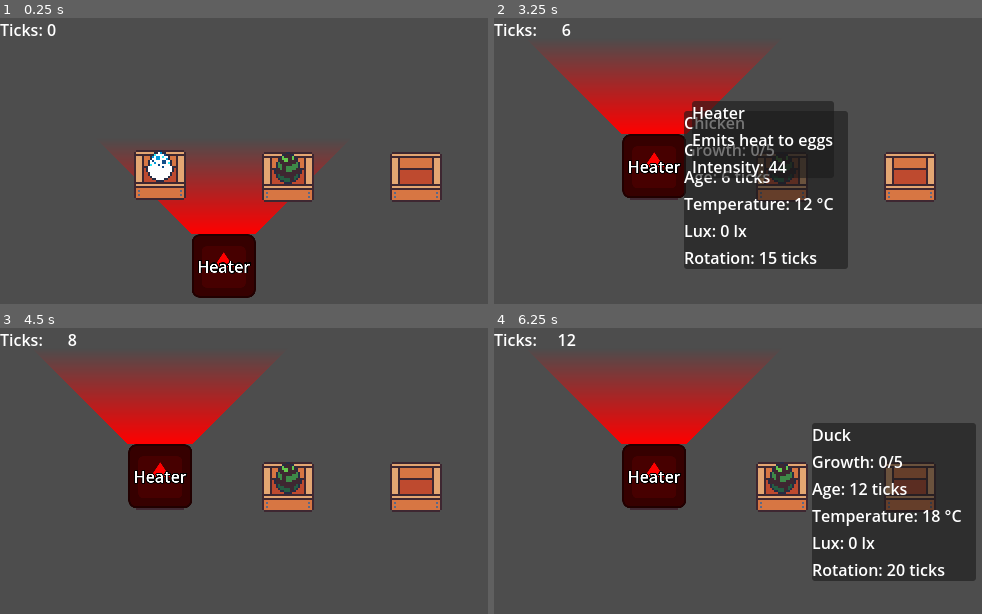
Above: before the commit, frames 1-4 (two rows, left to right).
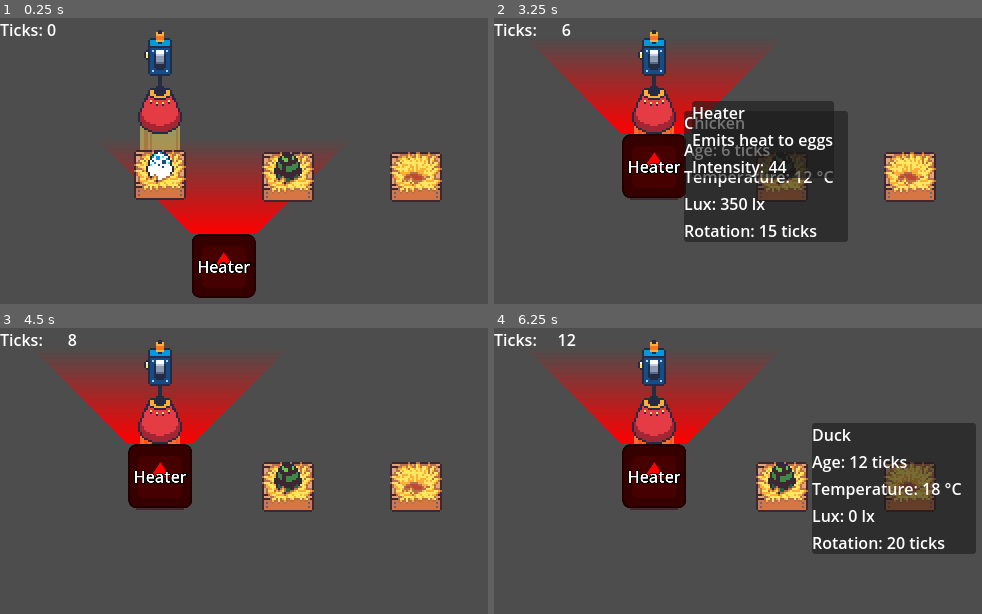
Above: after the commit, the same moments.

Repository: Chris-GW/eggs_incubation_station
Game: Godot game, scene res://main.tscn
Same seed, same stepped clock (60 frames per second), same inputs: the game is played once before the commit and once after it. The engine's default icon, where the game draws it, is replaced by a stand-in: a white triangle on a blue panel in a dark square.
Inputs (mouse positions are in pixels of both pictures, inside the frame that each line leads up to):
- Up to frame 1 (0.25 s): no input
- Up to frame 2 (3.25 s): tap Enter at 0.5, 2 s; drag from (655, 175) to (908, 178) at 0.52 s; tap Space at 1.25 s; drag from (781, 178) to (718, 266) at 1.27 s; move the mouse to (908, 178) at 2.02 s; click (908, 178) at 2.17 s; drag from (718, 266) to (655, 166) at 2.77 s
- Up to frame 3 (4.5 s): tap Space at 3.5 s; move the mouse to (outside the picture) at 3.52 s; click (outside the picture) at 3.67 s; drag from (126, 453) to (414, 488) at 4.27 s
- Up to frame 4 (6.25 s): tap Enter at 5 s; move the mouse to (845, 508) at 5.02 s; click (845, 508) at 5.17 s; tap Space at 5.75 s; drag from (718, 416) to (781, 476) at 5.77 s

The runs differ from the first frame. In frame 1, 5.1% of the frame differs, in the area x 27-91%, y 4-62%; in frame 2, 8.7%; in frame 3, 3.9%; in frame 4, 8.9%, in the area x 28-99%, y 4-89%.

Commit message:
add hanging_lamp for light with switch

Diff:
--- a/main.tscn
+++ b/main.tscn
@@ -1,10 +1,11 @@
-[gd_scene load_steps=6 format=3 uid="uid://dfyxn8l8uy0hm"]
+[gd_scene load_steps=7 format=3 uid="uid://dfyxn8l8uy0hm"]
 
 [ext_resource type="Script" uid="uid://jvepttfn2388" path="res://scripts/main.gd" id="1_ig7tw"]
 [ext_resource type="PackedScene" uid="uid://dj04gpqp0lx15" path="res://scenes/incubation_station.tscn" id="2_0xm2m"]
 [ext_resource type="Resource" uid="uid://igwpka7ehvvf" path="res://scripts/egg_creatures/creature_chicken.tres" id="3_1bvp3"]
 [ext_resource type="PackedScene" uid="uid://bb2c5mlyg7sy4" path="res://scenes/devices/heater.tscn" id="3_h2yge"]
 [ext_resource type="Resource" uid="uid://5hgtftfyu4uv" path="res://scripts/egg_creatures/creature_duck.tres" id="4_lquwl"]
+[ext_resource type="PackedScene" uid="uid://m7nn74deuc3m" path="res://scenes/devices/hanging_lamp.tscn" id="6_7mycd"]
 
 [node name="Main" type="Node2D"]
 script = ExtResource("1_ig7tw")
@@ -26,6 +27,9 @@
 position = Vector2(224, 248)
 intensity = 44.0
 
+[node name="HangingLamp" parent="Map" instance=ExtResource("6_7mycd")]
+position = Vector2(160, 64)
+
 [node name="GameTickTimer" type="Timer" parent="."]
 wait_time = 0.5
 autostart = true
--- /dev/null
+++ b/scenes/devices/hanging_lamp.tscn
@@ -0,0 +1,85 @@
+[gd_scene load_steps=8 format=3 uid="uid://m7nn74deuc3m"]
+
+[ext_resource type="Texture2D" uid="uid://0bfoddy6eyib" path="res://assets/eggs/Incubator Color.png" id="1_aqynv"]
+[ext_resource type="Script" uid="uid://dub3xbounti3x" path="res://scripts/devices/hanging_lamp.gd" id="1_nvrtj"]
+
+[sub_resource type="AtlasTexture" id="AtlasTexture_hwheu"]
+atlas = ExtResource("1_aqynv")
+region = Rect2(78, 0, 26, 26)
+
+[sub_resource type="AtlasTexture" id="AtlasTexture_grgei"]
+atlas = ExtResource("1_aqynv")
+region = Rect2(130, 0, 78, 26)
+
+[sub_resource type="RectangleShape2D" id="RectangleShape2D_aqynv"]
+size = Vector2(36, 102)
+
+[sub_resource type="AtlasTexture" id="AtlasTexture_nvrtj"]
+atlas = ExtResource("1_aqynv")
+region = Rect2(104, 0, 26, 26)
+
+[sub_resource type="RectangleShape2D" id="RectangleShape2D_nvrtj"]
+size = Vector2(48, 66)
+
+[node name="HangingLamp" type="Area2D" groups=["devices"]]
+script = ExtResource("1_nvrtj")
+intensity = 1400.0
+
+[node name="LampSprite2D" type="Sprite2D" parent="."]
+position = Vector2(0, 26)
+scale = Vector2(2, 2)
+texture = SubResource("AtlasTexture_hwheu")
+
+[node name="SwitchButtonSprite2D" type="Sprite2D" parent="."]
+position = Vector2(0, -26)
+scale = Vector2(2, 2)
+texture = SubResource("AtlasTexture_grgei")
+hframes = 3
+
+[node name="CollisionShape2D" type="CollisionShape2D" parent="."]
+position = Vector2(0, 1)
+shape = SubResource("RectangleShape2D_aqynv")
+
+[node name="EggEffectArea2D" type="Area2D" parent="."]
+z_index = -2
+position = Vector2(0, 26)
+monitorable = false
+
+[node name="LampBeamSprite2D" type="Sprite2D" parent="EggEffectArea2D"]
+position = Vector2(0, 44)
+scale = Vector2(2, 2)
+texture = SubResource("AtlasTexture_nvrtj")
+
+[node name="CollisionShape2D" type="CollisionShape2D" parent="EggEffectArea2D"]
+position = Vector2(0, 39)
+shape = SubResource("RectangleShape2D_nvrtj")
+debug_color = Color(0.639216, 0.52549, 0, 0.235294)
+
+[node name="HoverPanelContainer" type="PanelContainer" parent="."]
+z_index = 5
+offset_left = 38.0
+offset_top = -49.0
+offset_right = 185.0
+offset_bottom = 28.0
+metadata/_edit_group_ = true
+
+[node name="BoxContainer" type="BoxContainer" parent="HoverPanelContainer"]
+layout_mode = 2
+vertical = true
+
+[node name="NameLabel" type="Label" parent="HoverPanelContainer/BoxContainer"]
+layout_mode = 2
+text = "Lamp"
+
+[node name="DescriptionLabel" type="Label" parent="HoverPanelContainer/BoxContainer"]
+layout_mode = 2
+text = "Emits light for eggs"
+
+[node name="IntensityLabel" type="Label" parent="HoverPanelContainer/BoxContainer"]
+unique_name_in_owner = true
+layout_mode = 2
+text = "Intensity: 65"
+
+[connection signal="input_event" from="." to="." method="_on_input_event"]
+[connection signal="mouse_entered" from="." to="." method="_on_mouse_entered"]
+[connection signal="mouse_exited" from="." to="." method="_on_mouse_exited"]
--- a/scenes/egg.tscn
+++ b/scenes/egg.tscn
@@ -10,6 +10,14 @@
 
 [sub_resource type="CircleShape2D" id="CircleShape2D_34461"]
 radius = 16.0312
+
+[sub_resource type="Animation" id="Animation_34461"]
+resource_name = "crack_egg"
+
+[sub_resource type="AnimationLibrary" id="AnimationLibrary_ifgqj"]
+_data = {
+&"crack_egg": SubResource("Animation_34461")
+}
 
 [node name="Egg" type="Area2D" groups=["eggs"]]
 monitoring = false
@@ -23,3 +31,8 @@
 [node name="CollisionShape2D" type="CollisionShape2D" parent="."]
 shape = SubResource("CircleShape2D_34461")
 debug_color = Color(0.792, 0.168, 0.95, 0.4)
+
+[node name="AnimationPlayer" type="AnimationPlayer" parent="."]
+libraries = {
+&"": SubResource("AnimationLibrary_ifgqj")
+}
--- a/scenes/incubation_station.tscn
+++ b/scenes/incubation_station.tscn
@@ -8,24 +8,44 @@
 atlas = ExtResource("1_fqn86")
 region = Rect2(0, 0, 26, 26)
 
+[sub_resource type="AtlasTexture" id="AtlasTexture_ck6wp"]
+atlas = ExtResource("1_fqn86")
+region = Rect2(26, 0, 26, 26)
+
+[sub_resource type="AtlasTexture" id="AtlasTexture_yplrf"]
+atlas = ExtResource("1_fqn86")
+region = Rect2(52, 0, 26, 26)
+
 [sub_resource type="RectangleShape2D" id="RectangleShape2D_ck6wp"]
 size = Vector2(52, 50)
 
 [node name="IncubationStation" type="Area2D" groups=["devices"]]
 script = ExtResource("1_ck6wp")
 
-[node name="Sprite2D" type="Sprite2D" parent="."]
+[node name="BoxSprite" type="Sprite2D" parent="."]
 scale = Vector2(2, 2)
 texture = SubResource("AtlasTexture_y04yn")
 
+[node name="NestSprite" type="Sprite2D" parent="."]
+scale = Vector2(2, 2)
+texture = SubResource("AtlasTexture_ck6wp")
+
+[node name="EggPositionMarker" type="Marker2D" parent="."]
+position = Vector2(0, -10)
+
+[node name="Egg" parent="EggPositionMarker" instance=ExtResource("2_y04yn")]
+
+[node name="EggCoverSprite" type="Sprite2D" parent="."]
+scale = Vector2(2, 2)
+texture = SubResource("AtlasTexture_yplrf")
+
 [node name="CollisionShape2D" type="CollisionShape2D" parent="."]
+visible = false
 position = Vector2(0, -1)
 shape = SubResource("RectangleShape2D_ck6wp")
 
-[node name="Egg" parent="." instance=ExtResource("2_y04yn")]
-position = Vector2(0, -10)
-
 [node name="HoverPanelContainer" type="PanelContainer" parent="."]
+visible = false
 z_index = 5
 offset_left = 30.0
 offset_top = -65.0
@@ -41,11 +61,6 @@
 unique_name_in_owner = true
 layout_mode = 2
 text = "Duck"
-
-[node name="GrowthLabel" type="Label" parent="HoverPanelContainer/BoxContainer"]
-unique_name_in_owner = true
-layout_mode = 2
-text = "Growth: 1/5"
 
 [node name="AgeLabel" type="Label" parent="HoverPanelContainer/BoxContainer"]
 unique_name_in_owner = true
@@ -67,5 +82,6 @@
 layout_mode = 2
 text = "Rotation: 12.0 sec"
 
+[connection signal="input_event" from="." to="." method="_on_input_event"]
 [connection signal="mouse_entered" from="." to="." method="_on_mouse_entered"]
 [connection signal="mouse_exited" from="." to="." method="_on_mouse_exited"]
--- /dev/null
+++ b/scripts/devices/hanging_lamp.gd
@@ -0,0 +1,97 @@
+extends Area2D
+
+@export var intensity: float
+@export var enabled := true : set = set_enabled
+
+@onready var switch_button_sprite_2d: Sprite2D = $SwitchButtonSprite2D
+@onready var egg_effect_area_2d: Area2D = $EggEffectArea2D
+@onready var hover_panel_container: PanelContainer = $HoverPanelContainer
+
+var effected_eggs: Array[Egg] = []
+var is_dragging := false
+
+
+func _ready() -> void:
+	hover_panel_container.visible = false
+	%IntensityLabel.text = "Intensity: %d" % intensity
+
+
+func _process(delta: float) -> void:
+	if is_dragging:
+		var global_mouse_position := get_global_mouse_position() \
+				.snapped(Vector2(5.0, 5.0))
+		global_position = global_position.lerp(global_mouse_position, delta * 40.0)
+
+
+func pre_game_tick() -> void:
+	effected_eggs = []
+	for overlapping_area in egg_effect_area_2d.get_overlapping_areas():
+		if overlapping_area is Egg:
+			effected_eggs.append(overlapping_area)
+
+
+func next_game_tick() -> void:
+	if not enabled:
+		return
+	for egg in effected_eggs:
+		apply_heat_to(egg)
+
+
+func post_game_tick() -> void:
+	pass
+
+
+func apply_heat_to(egg: Egg) -> void:
+	var temp_target := get_temperature_for(egg)
+	var difference := temp_target - egg.lux
+	egg.lux += difference
+
+func get_temperature_for(egg: Egg) -> float:
+	var distance := self.global_position.distance_to(egg.global_position)
+	var max_distance := 112.0
+	return intensity * (1.0 - distance / max_distance)
+
+
+func set_enabled(_enabled: bool) -> void:
+	var should_animate_switch := enabled != _enabled
+	enabled = _enabled
+	if is_node_ready():
+		egg_effect_area_2d.visible = enabled
+		if should_animate_switch:
+			play_switch_animation(enabled)
+
+
+func play_switch_animation(enabled: bool) -> void:
+	if enabled:
+		create_tween().tween_property(switch_button_sprite_2d, "frame", 0, 0.2)
+	else:
+		create_tween().tween_property(switch_button_sprite_2d, "frame", 3, 0.2)
+
+
+func _on_mouse_entered() -> void:
+	hover_panel_container.visible = true
+	egg_effect_area_2d.visible = true
+
+func _on_mouse_exited() -> void:
+	hover_panel_container.visible = false
+	egg_effect_area_2d.visible = enabled
+
+
+func _on_input_event(viewport: Node, event: InputEvent, shape_idx: int) -> void:
+	if (event is InputEventMouseButton
+				and event.button_index == MOUSE_BUTTON_LEFT
+				and event.is_pressed()
+				and event.double_click):
+		enabled = !enabled
+
+	if (event is InputEventMouseButton
+				and event.button_index == MOUSE_BUTTON_LEFT
+				and event.is_pressed()):
+		is_dragging = true
+
+
+func _input(event: InputEvent) -> void:
+	if (event is InputEventMouseButton
+				and event.button_index == MOUSE_BUTTON_LEFT
+				and event.is_released()):
+		is_dragging = false
--- a/scripts/egg.gd
+++ b/scripts/egg.gd
@@ -4,7 +4,6 @@
 @export var egg_creature: EggCreature : set = set_egg_creature
 
 @export var age_ticks := 0
-@export var growth_stage := 0 : set = set_growth_stage
 @export var temperature := 0.0
 @export var lux := 0.0
 @export var rotation_ticks_left := 0
@@ -19,11 +18,12 @@
 func set_egg_creature(_egg_creature: EggCreature) -> void:
 	egg_creature = _egg_creature
 	if is_node_ready():
-		sprite_2d.texture = egg_creature.get_egg_texture(growth_stage)
+		sprite_2d.texture = egg_creature.get_egg_texture()
 		rotation_ticks_left = egg_creature.ideal_rotation_ticks
 
 
-func set_growth_stage(_growth_stage) -> void:
-	growth_stage = _growth_stage
-	if is_node_ready():
-		sprite_2d.texture = egg_creature.get_egg_texture(growth_stage)
+func play_crack_animation() -> void:
+	var crack_animation_frame_count := 4
+	for frame_idx in crack_animation_frame_count:
+		sprite_2d.texture = egg_creature.get_egg_texture(frame_idx)
+		await get_tree().create_timer(0.25).timeout
--- a/scripts/egg_creatures/egg_creature.gd
+++ b/scripts/egg_creatures/egg_creature.gd
@@ -17,5 +17,5 @@
 	return sprites.get_frame_texture("creature", 0)
 
 
-func get_egg_texture(growth_stage: int = 0) -> Texture2D:
-	return sprites.get_frame_texture("egg", growth_stage)
+func get_egg_texture(frame_idx: int = 0) -> Texture2D:
+	return sprites.get_frame_texture("egg", frame_idx)
--- a/scripts/incubation_station.gd
+++ b/scripts/incubation_station.gd
@@ -3,7 +3,7 @@
 
 @export var starting_egg_creature: EggCreature
 
-@onready var egg: Egg = $Egg
+@onready var egg: Egg = $EggPositionMarker/Egg
 @onready var hover_panel_container: PanelContainer = $HoverPanelContainer
 
 
@@ -32,10 +32,9 @@
 	if not egg:
 		return
 	%CreatureLabel.text = egg.egg_creature.name
-	%GrowthLabel.text = "Growth: %d/5" % egg.growth_stage
 	%AgeLabel.text = "Age: %d ticks" % egg.age_ticks
 	%TemperatureLabel.text = "Temperature: %0.1d °C" % egg.temperature
-	%LuxLabel.text = "Lux: %0.1d lx" % egg.growth_stage
+	%LuxLabel.text = "Lux: %0.1d lx" % egg.lux
 	%RotationTimerLabel.text = "Rotation: %2d ticks" % egg.rotation_ticks_left
 
 
@@ -44,3 +43,10 @@
 
 func _on_mouse_exited() -> void:
 	hover_panel_container.visible = false
+
+func _on_input_event(viewport: Node, event: InputEvent, shape_idx: int) -> void:
+	if (event is InputEventMouseButton
+				and event.button_index == MOUSE_BUTTON_LEFT
+				and event.is_pressed()
+				and event.double_click):
+		egg.play_crack_animation()
Not shown: 1 places in scenes/egg.tscn that only renumber resources
Not shown: 1 places in scenes/incubation_station.tscn that only renumber resources
Not shown, added: scripts/devices/hanging_lamp.gd.uid
